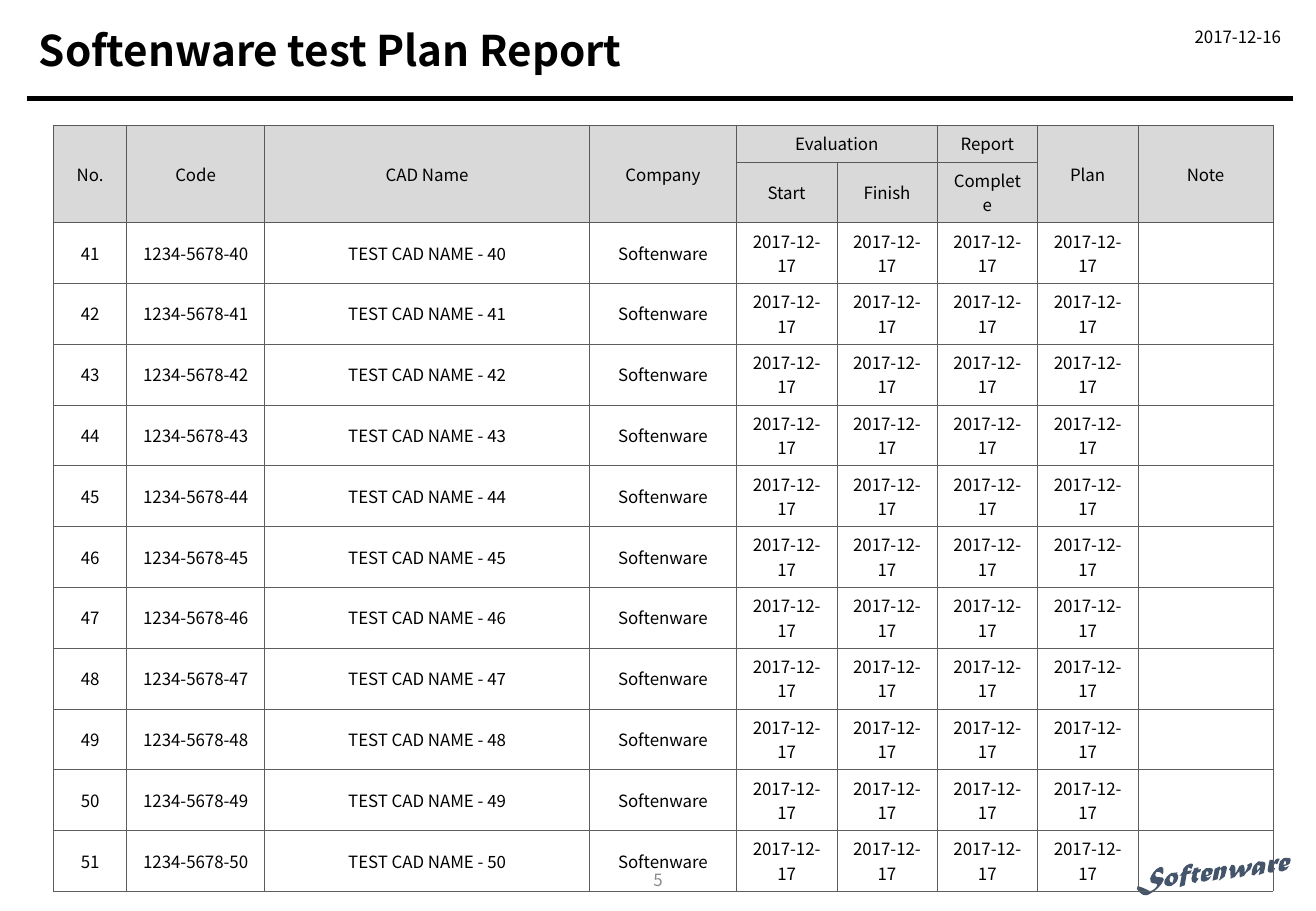
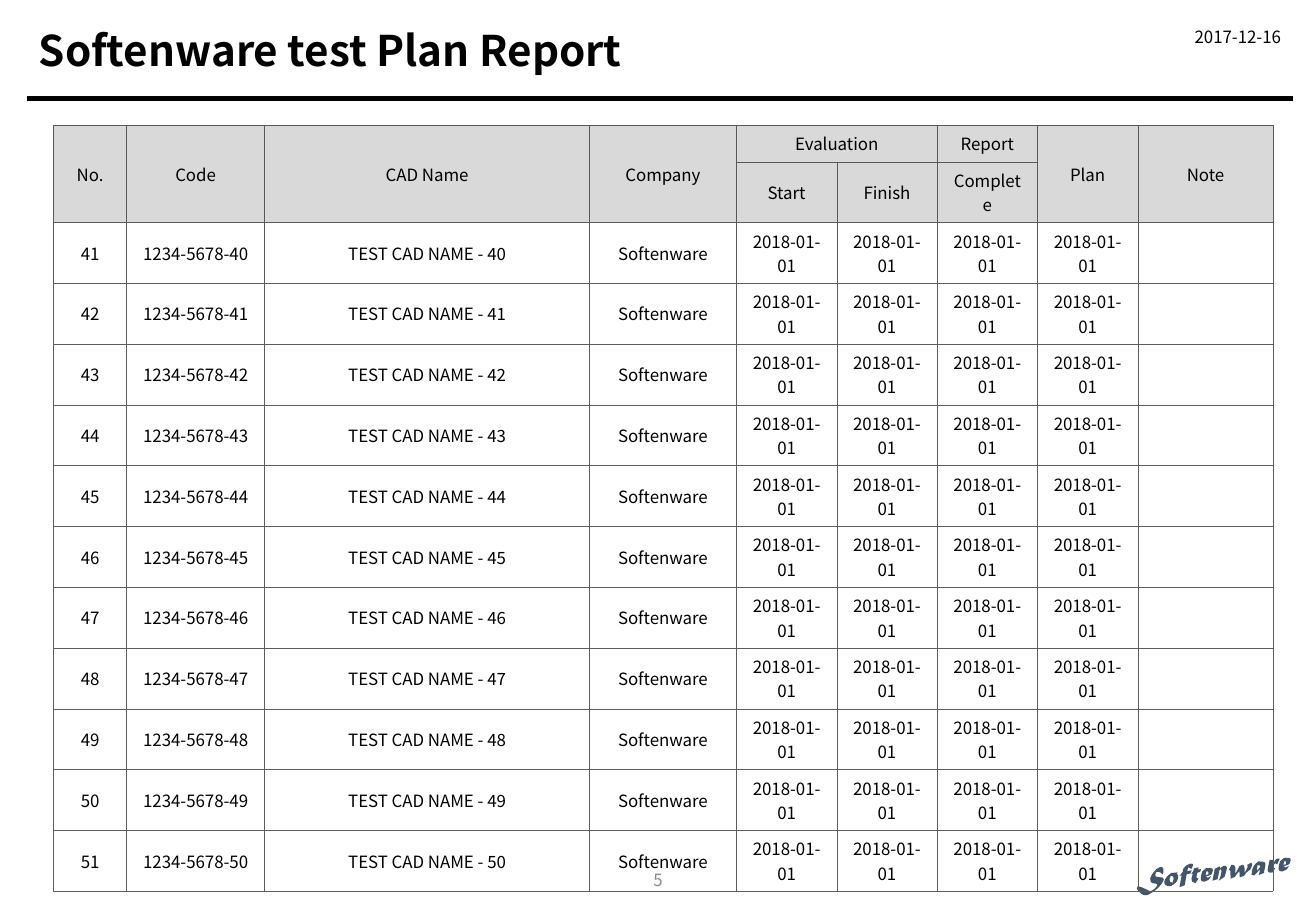
Before and after one commit to ksc0524/SoftenReporterSamples, a slide deck: slide 5 of SoftenReporterSamples/samples/result/Report-Result-fromBasicSample.pptx. Drawn at 1316x911 pixels with LibreOffice and Linux fonts; fonts in the diff are those of the drawing. Boxes give left, top, right and bottom in pixels: in the first picture for what was removed or moved away, otherwise in the second. Text is boxed around its words. In the diff, an @@ line names an element or a change of style, - is before the commit and + after.

Commit message:
Remove ReportType argument. Add Server-Client sample

```diff
--- a/SoftenReporterSamples/samples/result/Report-Result-fromBasicSample.pptx
+++ b/SoftenReporterSamples/samples/result/Report-Result-fromBasicSample.pptx
@@ table at bbox=[53, 125, 1276, 884] @@
-row 3: 41 | 1234-5678-40 | TEST CAD NAME - 40 | Softenware | 2017-12-17 | 2017-12-17 | 2017-12-17 | 2017-12-17 | 
+row 3: 41 | 1234-5678-40 | TEST CAD NAME - 40 | Softenware | 2018-01-01 | 2018-01-01 | 2018-01-01 | 2018-01-01 | 
-row 4: 42 | 1234-5678-41 | TEST CAD NAME - 41 | Softenware | 2017-12-17 | 2017-12-17 | 2017-12-17 | 2017-12-17 | 
+row 4: 42 | 1234-5678-41 | TEST CAD NAME - 41 | Softenware | 2018-01-01 | 2018-01-01 | 2018-01-01 | 2018-01-01 | 
-row 5: 43 | 1234-5678-42 | TEST CAD NAME - 42 | Softenware | 2017-12-17 | 2017-12-17 | 2017-12-17 | 2017-12-17 | 
+row 5: 43 | 1234-5678-42 | TEST CAD NAME - 42 | Softenware | 2018-01-01 | 2018-01-01 | 2018-01-01 | 2018-01-01 | 
-row 6: 44 | 1234-5678-43 | TEST CAD NAME - 43 | Softenware | 2017-12-17 | 2017-12-17 | 2017-12-17 | 2017-12-17 | 
+row 6: 44 | 1234-5678-43 | TEST CAD NAME - 43 | Softenware | 2018-01-01 | 2018-01-01 | 2018-01-01 | 2018-01-01 | 
-row 7: 45 | 1234-5678-44 | TEST CAD NAME - 44 | Softenware | 2017-12-17 | 2017-12-17 | 2017-12-17 | 2017-12-17 | 
+row 7: 45 | 1234-5678-44 | TEST CAD NAME - 44 | Softenware | 2018-01-01 | 2018-01-01 | 2018-01-01 | 2018-01-01 | 
-row 8: 46 | 1234-5678-45 | TEST CAD NAME - 45 | Softenware | 2017-12-17 | 2017-12-17 | 2017-12-17 | 2017-12-17 | 
+row 8: 46 | 1234-5678-45 | TEST CAD NAME - 45 | Softenware | 2018-01-01 | 2018-01-01 | 2018-01-01 | 2018-01-01 | 
-row 9: 47 | 1234-5678-46 | TEST CAD NAME - 46 | Softenware | 2017-12-17 | 2017-12-17 | 2017-12-17 | 2017-12-17 | 
+row 9: 47 | 1234-5678-46 | TEST CAD NAME - 46 | Softenware | 2018-01-01 | 2018-01-01 | 2018-01-01 | 2018-01-01 | 
-row 10: 48 | 1234-5678-47 | TEST CAD NAME - 47 | Softenware | 2017-12-17 | 2017-12-17 | 2017-12-17 | 2017-12-17 | 
+row 10: 48 | 1234-5678-47 | TEST CAD NAME - 47 | Softenware | 2018-01-01 | 2018-01-01 | 2018-01-01 | 2018-01-01 | 
-row 11: 49 | 1234-5678-48 | TEST CAD NAME - 48 | Softenware | 2017-12-17 | 2017-12-17 | 2017-12-17 | 2017-12-17 | 
+row 11: 49 | 1234-5678-48 | TEST CAD NAME - 48 | Softenware | 2018-01-01 | 2018-01-01 | 2018-01-01 | 2018-01-01 | 
-row 12: 50 | 1234-5678-49 | TEST CAD NAME - 49 | Softenware | 2017-12-17 | 2017-12-17 | 2017-12-17 | 2017-12-17 | 
+row 12: 50 | 1234-5678-49 | TEST CAD NAME - 49 | Softenware | 2018-01-01 | 2018-01-01 | 2018-01-01 | 2018-01-01 | 
-row 13: 51 | 1234-5678-50 | TEST CAD NAME - 50 | Softenware | 2017-12-17 | 2017-12-17 | 2017-12-17 | 2017-12-17 | 
+row 13: 51 | 1234-5678-50 | TEST CAD NAME - 50 | Softenware | 2018-01-01 | 2018-01-01 | 2018-01-01 | 2018-01-01 | 
```
Also in this commit, not shown: 10 other slides changed, 9 other files.
